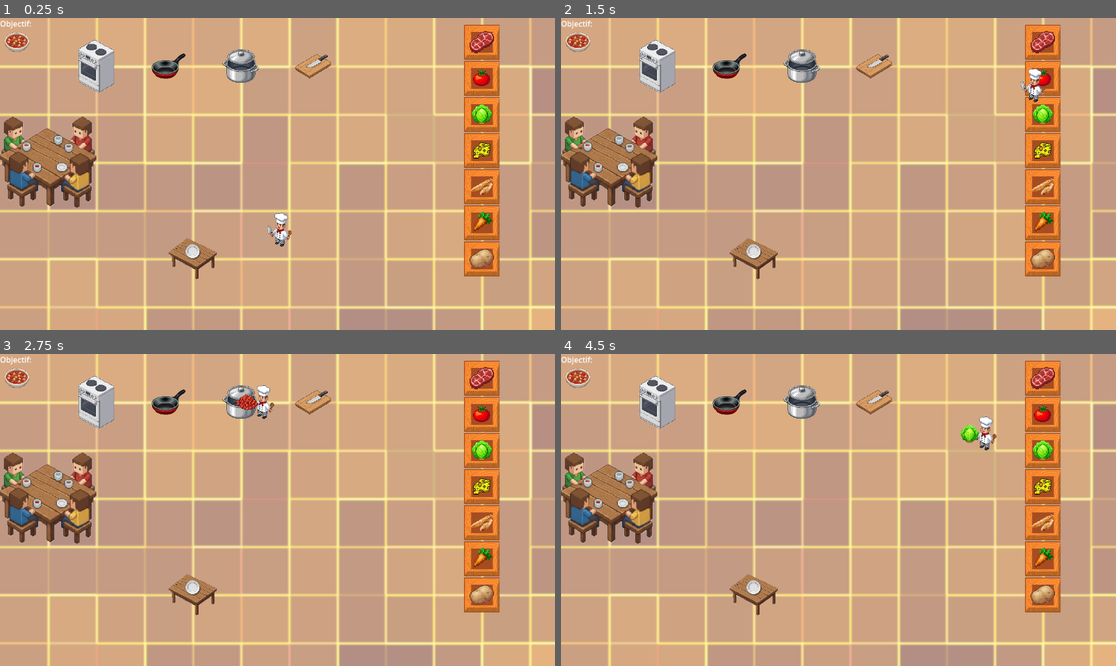
Above: before the commit, frames 1-4 (two rows, left to right).
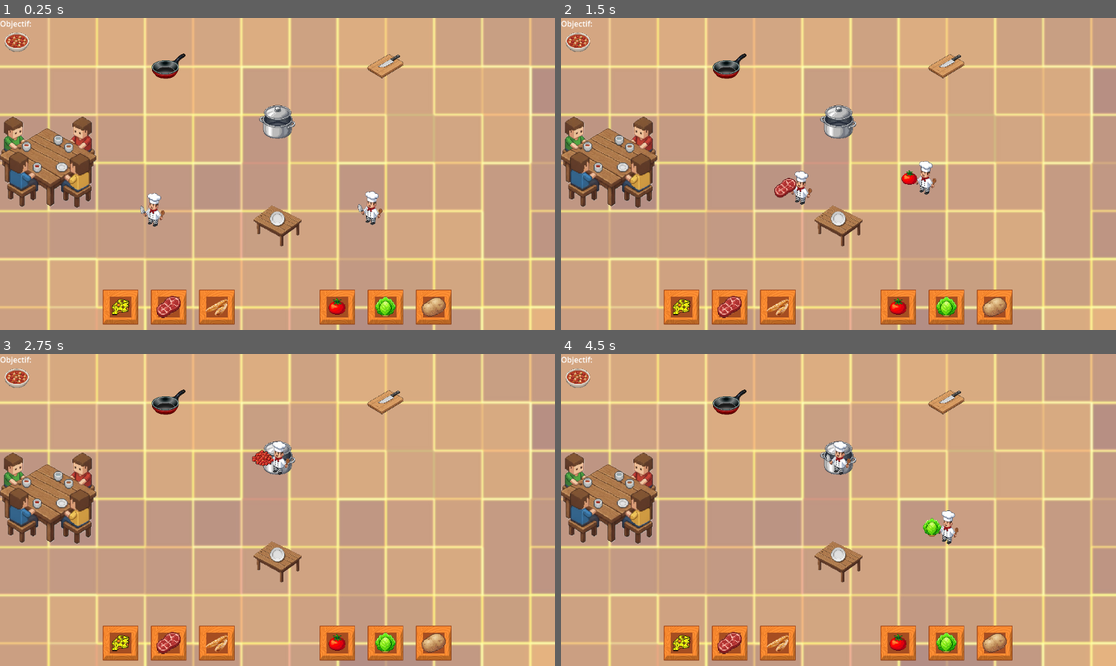
Above: after the commit, the same moments.

Repository: Wakeless-Ry/Overcooked-minimaliste
Game: Godot game, scene res://world.tscn
Same seed, same stepped clock (60 frames per second), same inputs: the game is played once before the commit and once after it.
Inputs:
- Up to frame 1 (0.25 s): no input
- Up to frame 2 (1.5 s): no input
- Up to frame 3 (2.75 s): no input
- Up to frame 4 (4.5 s): no input

The runs differ from the first frame. In frame 1, 13% of the frame differs, in the area x 14-90%, y 2-99%; in frame 2, 14%; in frame 3, 13%; in frame 4, 14%.

Commit message:
Implemented second cook

Diff:
--- a/cook.gd
+++ b/cook.gd
@@ -16,9 +16,6 @@
 
 var ingredient
 
-func _ready():
-	position = Vector2(500, 500)
-
 func add_instructions(instr_list):
 	instructions = instr_list
 
@@ -28,21 +25,22 @@
 	if !kitchen.has(step[1]):
 		return false
 	if step[1] == "PLATE" || step[1] == "STOVE_POT":
-		return (step.size() > 2 && kitchen[step[1]].has_inventory(step[2])) || (step[0] != "" && kitchen[step[1]].needs_ingredient(recipe_name, step[0]))
+		return kitchen.has("DELIVERY_TABLE") && (step.size() > 2 && kitchen[step[1]].has_inventory(step[2])) || (step[0] != "" && kitchen[step[1]].needs_ingredient(recipe_name, step[0]))
 	return true
 
 func get_next_step(arbre: Dictionary, racine):
 	var parcours: Array = [racine]
 	while parcours.size() != 0:
 		parcours = parcours.filter(check_plate)
-		var current = parcours.pop_front()
-		if is_possible(current):
-			return current
-		if arbre.has(current):
-			parcours.append_array(arbre[current])
+		if parcours.size() != 0:
+			var current = parcours.pop_front()
+			if is_possible(current):
+				return current
+			if arbre.has(current):
+				parcours.append_array(arbre[current])
 
 func check_plate(step):
-	if (step[1] == "PLATE" || step[1] == "STOVE_POT") && step[0] != "":
+	if ((step[1] == "PLATE" && step[1] in kitchen) || (step[1] == "STOVE_POT" && step[1] in kitchen)) && step[0] != "":
 		return kitchen[step[1]].needs_ingredient(recipe_name, step[0])
 	return true
 
@@ -53,8 +51,11 @@
 	recipe = recipe_env.steps
 	recipe_name = recipe_env.name
 	var current = get_next_step(recipe, recipe["OBJECTIVE"])
-	state = current[1]
+	state = "waiting" if current == null else current[1]
 
+	display_inv(old)
+
+func display_inv(old):
 	if ingredient != null:
 		ingredient.position = Vector2(-100, 0)
 		if (inventory != old):
@@ -66,8 +67,9 @@
 		add_child(ingredient)
 		ingredient.adjust_size(150, Enum.dictIngredient[inventory])
 
-
 func get_agent_action(delta):
+	if state == "waiting":
+		return [state]
 	var direction = (kitchen[state].position - position).normalized()
 	var distance = position.distance_to(kitchen[state].position)
 	var step = speed * delta
--- a/enum.gd
+++ b/enum.gd
@@ -1,9 +1,9 @@
 extends Node
 
-enum Ingredient_type {HAM, TOMATO, LETTUCE, CHEESE, CARROT, BREAD, POTATO, BURGER, SOUP, SUSHI, COOKED_BEEF, TOMATO_CUT, LETTUCE_CUT, POTATO_CUT}
+enum Ingredient_type {BEEF, TOMATO, LETTUCE, CHEESE, CARROT, BREAD, POTATO, BURGER, SOUP, SUSHI, COOKED_BEEF, TOMATO_CUT, LETTUCE_CUT, POTATO_CUT}
 
 const dictIngredient = {
-	"BEEF": Ingredient_type.HAM,
+	"BEEF": Ingredient_type.BEEF,
 	"TOMATO": Ingredient_type.TOMATO,
 	"LETTUCE": Ingredient_type.LETTUCE,
 	"CHEESE": Ingredient_type.CHEESE,
--- a/ingredient.gd
+++ b/ingredient.gd
@@ -6,7 +6,7 @@
 
 func choose_sprite(ingredient_type):
 	match ingredient_type :
-		Enum.Ingredient_type.HAM :
+		Enum.Ingredient_type.BEEF :
 			return textures[0]
 		Enum.Ingredient_type.TOMATO :
 			return textures[1]
--- a/recettes/BURGER.tres
+++ b/recettes/BURGER.tres
@@ -9,11 +9,11 @@
 "OBJECTIVE": ["BURGER", "DELIVERY_TABLE"],
 ["", "COOKED_BEEF"]: [["BEEF", "STOVE_PAN"]],
 ["", "LETTUCE_CUT"]: [["LETTUCE", "CUTTING_BOARD"]],
-["", "PLATE", ["BREAD", "BREAD", "COOKED_BEEF", "TOMATO_CUT", "LETTUCE_CUT", "CHEESE"]]: [["BREAD", "PLATE"], ["COOKED_BEEF", "PLATE"], ["TOMATO_CUT", "PLATE"], ["LETTUCE_CUT", "PLATE"], ["CHEESE", "PLATE"]],
+["", "PLATE", ["BREAD", "COOKED_BEEF", "TOMATO_CUT", "LETTUCE_CUT", "CHEESE"]]: [["BREAD", "PLATE"], ["COOKED_BEEF", "PLATE"], ["TOMATO_CUT", "PLATE"], ["LETTUCE_CUT", "PLATE"], ["CHEESE", "PLATE"]],
 ["", "TOMATO_CUT"]: [["TOMATO", "CUTTING_BOARD"]],
 ["BEEF", "STOVE_PAN"]: [["", "CRATE_BEEF"]],
 ["BREAD", "PLATE"]: [["", "CRATE_BREAD"]],
-["BURGER", "DELIVERY_TABLE"]: [["", "PLATE", ["BREAD", "BREAD", "COOKED_BEEF", "TOMATO_CUT", "LETTUCE_CUT", "CHEESE"]]],
+["BURGER", "DELIVERY_TABLE"]: [["", "PLATE", ["BREAD", "COOKED_BEEF", "TOMATO_CUT", "LETTUCE_CUT", "CHEESE"]]],
 ["CHEESE", "PLATE"]: [["", "CRATE_CHEESE"]],
 ["COOKED_BEEF", "PLATE"]: [["", "COOKED_BEEF"]],
 ["LETTUCE", "CUTTING_BOARD"]: [["", "CRATE_LETTUCE"]],
--- a/recettes/SOUP.tres
+++ b/recettes/SOUP.tres
@@ -9,13 +9,14 @@
 "OBJECTIVE": ["SOUP", "DELIVERY_TABLE"],
 ["", "LETTUCE_CUT"]: [["LETTUCE", "CUTTING_BOARD"]],
 ["", "POTATO_CUT"]: [["POTATO", "CUTTING_BOARD"]],
-["", "STOVE_POT", ["TOMATO_CUT", "LETTUCE_CUT", "POTATO_CUT"]]: [["TOMATO_CUT", "STOVE_POT"], ["LETTUCE_CUT", "STOVE_POT"], ["POTATO_CUT", "STOVE_POT"]],
+["", "STOVE_POT", ["TOMATO_CUT", "LETTUCE_CUT", "POTATO_CUT", "BEEF"]]: [["TOMATO_CUT", "STOVE_POT"], ["LETTUCE_CUT", "STOVE_POT"], ["POTATO_CUT", "STOVE_POT"], ["BEEF", "STOVE_POT"]],
 ["", "TOMATO_CUT"]: [["TOMATO", "CUTTING_BOARD"]],
+["BEEF", "STOVE_POT"]: [["", "CRATE_BEEF"]],
 ["LETTUCE", "CUTTING_BOARD"]: [["", "CRATE_LETTUCE"]],
 ["LETTUCE_CUT", "STOVE_POT"]: [["", "LETTUCE_CUT"]],
 ["POTATO", "CUTTING_BOARD"]: [["", "CRATE_POTATO"]],
 ["POTATO_CUT", "STOVE_POT"]: [["", "POTATO_CUT"]],
-["SOUP", "DELIVERY_TABLE"]: [["", "STOVE_POT", ["TOMATO_CUT", "LETTUCE_CUT", "POTATO_CUT"]]],
+["SOUP", "DELIVERY_TABLE"]: [["", "STOVE_POT", ["TOMATO_CUT", "LETTUCE_CUT", "POTATO_CUT", "BEEF"]]],
 ["TOMATO", "CUTTING_BOARD"]: [["", "CRATE_TOMATO"]],
 ["TOMATO_CUT", "STOVE_POT"]: [["", "TOMATO_CUT"]]
 }
--- a/recettes/create_recette.gd
+++ b/recettes/create_recette.gd
@@ -5,12 +5,13 @@
 
 	var recette_steps_soupe = {
 		"OBJECTIVE": ["SOUP", "DELIVERY_TABLE"],
-		["SOUP", "DELIVERY_TABLE"]: [["", "STOVE_POT", ["TOMATO_CUT", "LETTUCE_CUT", "POTATO_CUT"]]],
+		["SOUP", "DELIVERY_TABLE"]: [["", "STOVE_POT", ["TOMATO_CUT", "LETTUCE_CUT", "POTATO_CUT", "BEEF"]]],
 
-		["", "STOVE_POT", ["TOMATO_CUT", "LETTUCE_CUT", "POTATO_CUT"]]: [
+		["", "STOVE_POT", ["TOMATO_CUT", "LETTUCE_CUT", "POTATO_CUT", "BEEF"]]: [
 			["TOMATO_CUT", "STOVE_POT"],
 			["LETTUCE_CUT", "STOVE_POT"],
-			["POTATO_CUT", "STOVE_POT"]
+			["POTATO_CUT", "STOVE_POT"],
+			["BEEF", "STOVE_POT"]
 		],
 
 		["TOMATO_CUT", "STOVE_POT"]: [["", "TOMATO_CUT"]],
@@ -22,6 +23,7 @@
 		["POTATO_CUT", "STOVE_POT"]: [["", "POTATO_CUT"]],
 		["", "POTATO_CUT"]: [["POTATO", "CUTTING_BOARD"]],
 
+		["BEEF", "STOVE_POT"]: [["", "CRATE_BEEF"]],
 		["TOMATO", "CUTTING_BOARD"]: [["", "CRATE_TOMATO"]],
 		["LETTUCE", "CUTTING_BOARD"]: [["", "CRATE_LETTUCE"]],
 		["POTATO", "CUTTING_BOARD"]: [["", "CRATE_POTATO"]],
@@ -31,9 +33,9 @@
 
 	var recette_steps_burger = {
 		"OBJECTIVE": ["BURGER", "DELIVERY_TABLE"],
-		["BURGER", "DELIVERY_TABLE"]: [["", "PLATE", ["BREAD", "BREAD", "COOKED_BEEF", "TOMATO_CUT", "LETTUCE_CUT", "CHEESE"]]],
+		["BURGER", "DELIVERY_TABLE"]: [["", "PLATE", ["BREAD", "COOKED_BEEF", "TOMATO_CUT", "LETTUCE_CUT", "CHEESE"]]],
 
-		["", "PLATE", ["BREAD", "BREAD", "COOKED_BEEF", "TOMATO_CUT", "LETTUCE_CUT", "CHEESE"]]: [
+		["", "PLATE", ["BREAD", "COOKED_BEEF", "TOMATO_CUT", "LETTUCE_CUT", "CHEESE"]]: [
 			["BREAD", "PLATE"],
 			["COOKED_BEEF", "PLATE"],
 			["TOMATO_CUT", "PLATE"],
--- a/station.gd
+++ b/station.gd
@@ -15,7 +15,7 @@
 
 var ingrDict = {
 	"BURGER" : ["BREAD", "COOKED_BEEF", "LETTUCE_CUT", "CHEESE", "TOMATO_CUT"],
-	"SOUP" : ["LETTUCE_CUT", "POTATO_CUT", "TOMATO_CUT"],
+	"SOUP" : ["LETTUCE_CUT", "POTATO_CUT", "TOMATO_CUT", "BEEF"],
 }
 
 func _ready():
@@ -73,8 +73,11 @@
 				"BEEF":
 					return "COOKED_BEEF"
 		Enum.StationType.STOVE_POT:
-			inventory.append(item)
-			return pot_recipe()
+			if item == "":
+				return pot_recipe()
+			else:
+				inventory.append(item)
+				return ""
 		Enum.StationType.OVEN:
 			pass
 		Enum.StationType.MIXING_STATION:
@@ -82,8 +85,11 @@
 		Enum.StationType.DELIVERY_TABLE:
 			pass
 		Enum.StationType.PLATE:
-			inventory.append(item)
-			return plate_recipe()
+			if item == "":
+				return plate_recipe()
+			else:
+				inventory.append(item)
+				return ""
 		_:
 			pass
 	return ""
--- a/world.gd
+++ b/world.gd
@@ -6,10 +6,12 @@
 var cook_scene = preload("res://cook.tscn")
 var objectif_scene = preload("res://objectif.tscn")
 
-var cook = cook_scene.instantiate()
+var cooks = []
+var cooks_inventory = []
+
+var nb_cooks = 2
 
 var kitchen = {}
-var cook_inventory = ""
 var recipes = [load("res://recettes/BURGER.tres"), load("res://recettes/SOUP.tres")]
 var recipe = null
 
@@ -20,14 +22,31 @@
 		recipe = recipes.pick_random()
 	display()
 
-	cook.give_environment(kitchen, cook_inventory, recipe)
-	var action = cook.get_agent_action(delta)
-	if action[0] == "deplacement":
-		cook.position = action[1]
-	else:
-		cook_inventory = kitchen[action[1]].interact(cook_inventory)
-		if action[1] == "DELIVERY_TABLE":
-			recipe = recipes.pick_random()
+	for i in range(nb_cooks):
+		if i == 0:
+			var new_kitchen = kitchen.duplicate()
+			new_kitchen.erase("CUTTING_BOARD")
+			new_kitchen.erase("CRATE_POTATO")
+			new_kitchen.erase("CRATE_LETTUCE")
+			new_kitchen.erase("CRATE_TOMATO")
+			cooks[i].give_environment(new_kitchen, cooks_inventory[i], recipe)
+		else:
+			var new_kitchen = kitchen.duplicate()
+			new_kitchen.erase("STOVE_PAN")
+			new_kitchen.erase("DELIVERY_TABLE")
+			new_kitchen.erase("CRATE_CHEESE")
+			new_kitchen.erase("CRATE_BEEF")
+			new_kitchen.erase("CRATE_BREAD")
+			cooks[i].give_environment(new_kitchen, cooks_inventory[i], recipe)
+		var action = cooks[i].get_agent_action(delta)
+
+		match action[0]:
+			"deplacement":
+				cooks[i].position = action[1]
+			"interagir":
+				cooks_inventory[i] = kitchen[action[1]].interact(cooks_inventory[i])
+				if action[1] == "DELIVERY_TABLE":
+					recipe = recipes.pick_random()
 
 func display():
 	if objectif != null:
@@ -37,29 +56,33 @@
 	add_child(objectif)
 
 func _ready():
-	if station_scene == null:
-		push_error("station_scene non assignée : glisse station.tscn dans l'inspecteur")
-		return
+	spawn_station("DELIVERY_TABLE", Vector2(100, 300))
 
-	spawn_station("CUTTING_BOARD", Vector2(650, 100))
-	spawn_station("DELIVERY_TABLE", Vector2(100, 300))
-	#spawn_station("MIXING_STATION", Vector2(400, 500))
-	spawn_station("OVEN", Vector2(200, 100))
 	spawn_station("STOVE_PAN", Vector2(350, 100))
-	spawn_station("STOVE_POT", Vector2(500, 100))
-	spawn_station("PLATE", Vector2(400, 500))
 
-	spawn_station("CRATE", Vector2(1000, 50), "BEEF")
-	spawn_station("CRATE", Vector2(1000, 125), "TOMATO")
-	spawn_station("CRATE", Vector2(1000, 200), "LETTUCE")
-	spawn_station("CRATE", Vector2(1000, 275), "CHEESE")
-	spawn_station("CRATE", Vector2(1000, 350), "BREAD")
-	spawn_station("CRATE", Vector2(1000, 425), "CARROT")
-	spawn_station("CRATE", Vector2(1000, 500), "POTATO")
+	spawn_station("CRATE", Vector2(250, 600), "CHEESE")
+	spawn_station("CRATE", Vector2(350, 600), "BEEF")
+	spawn_station("CRATE", Vector2(450, 600), "BREAD")
 
-	add_child(cook)
+	spawn_station("STOVE_POT", Vector2(576, 216))
+	spawn_station("PLATE", Vector2(576, 432))
 
-	kitchen["COOK"] = cook
+	spawn_station("CUTTING_BOARD", Vector2(800, 100))
+
+	spawn_station("CRATE", Vector2(700, 600), "TOMATO")
+	spawn_station("CRATE", Vector2(800, 600), "LETTUCE")
+	spawn_station("CRATE", Vector2(900, 600), "POTATO")
+
+	#spawn_station("OVEN", Vector2(200, 100))
+	#spawn_station("CRATE", Vector2(1000, 425), "CARROT")
+
+	for i in range(nb_cooks):
+		var cook = cook_scene.instantiate()
+		cook.position = Vector2(300 + 500*i, 300)
+		add_child(cook)
+		cooks.push_back(cook)
+		cooks_inventory.push_back("")
+		kitchen["COOK" + str(i)] = cook
 
 func spawn_station(station_type: String, pos: Vector2, secondary = null):
 	var station = station_scene.instantiate()
